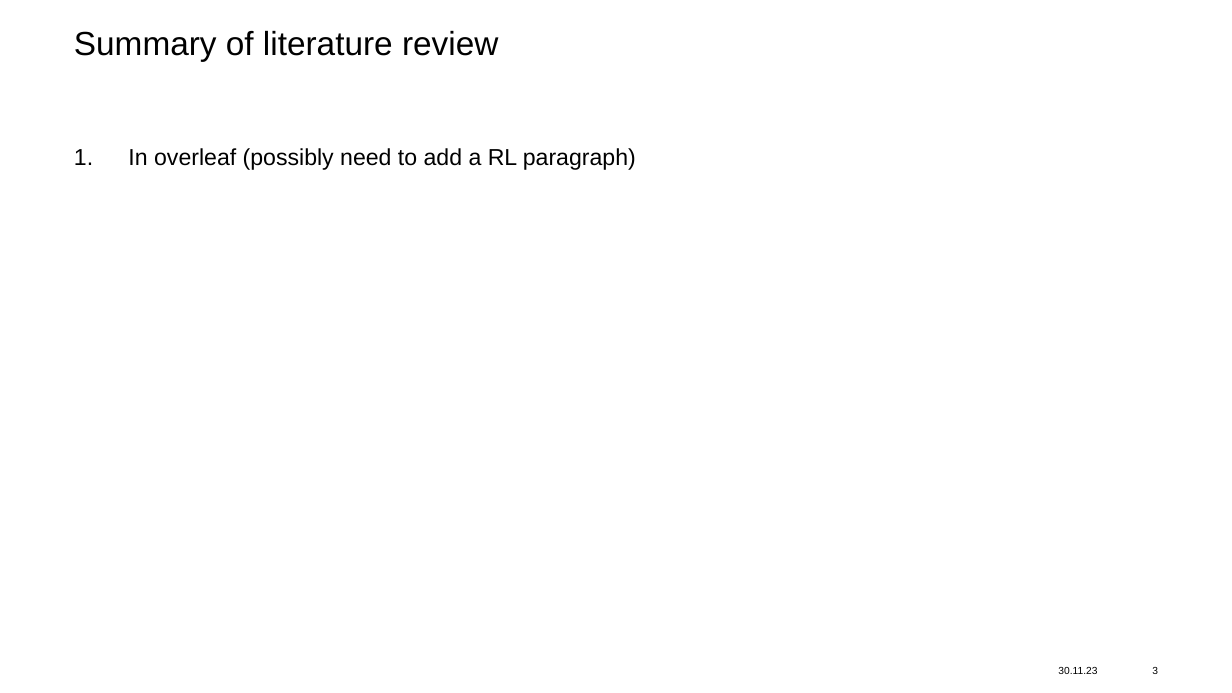
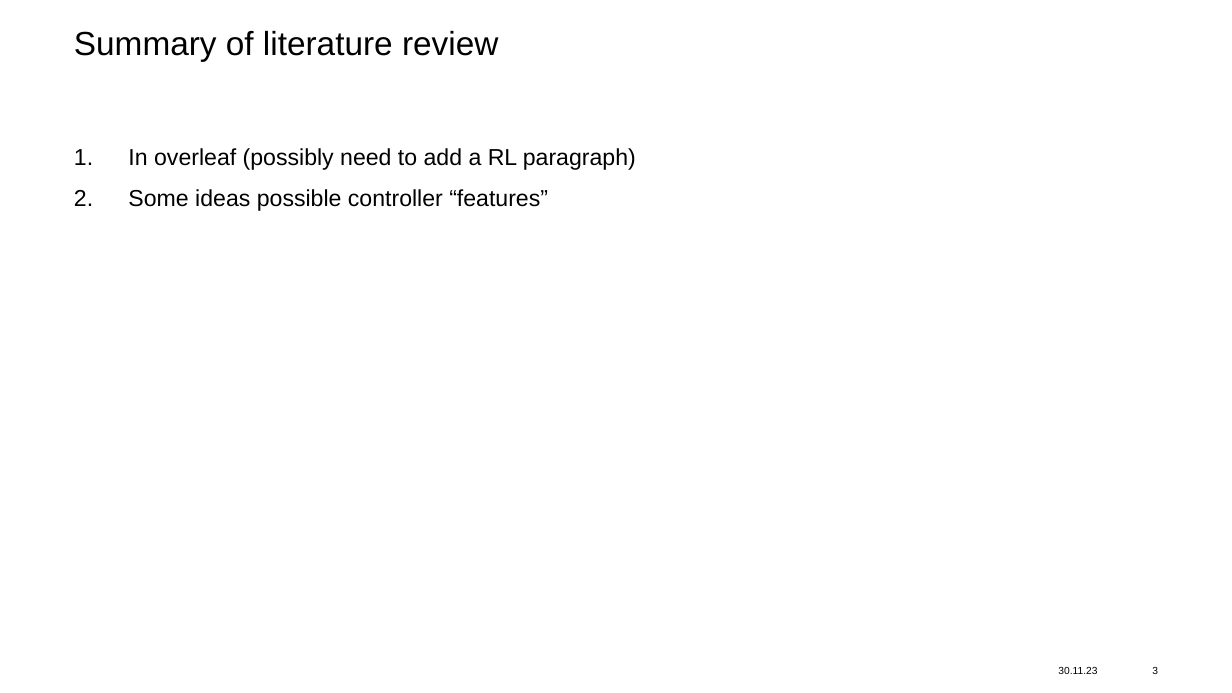
Before and after one commit to vinztu/Do4, a slide deck: slide 3 of Meeting/Meeting_2.pptx. Drawn at 1232x693 pixels with LibreOffice and Linux fonts; fonts in the diff are those of the drawing; background and template pictures are left out. Boxes give left, top, right and bottom in pixels: in the first picture for what was removed or moved away, otherwise in the second. Text is boxed around its words. In the diff, an @@ line names an element or a change of style, - is before the commit and + after.

```diff
--- a/Meeting/Meeting_2.pptx
+++ b/Meeting/Meeting_2.pptx
@@ text at [128,189,548,211]: paragraph added @@
+2. Some ideas possible controller “features”
```
Also in this commit, not shown: 2 other slides changed, 30 other files.
